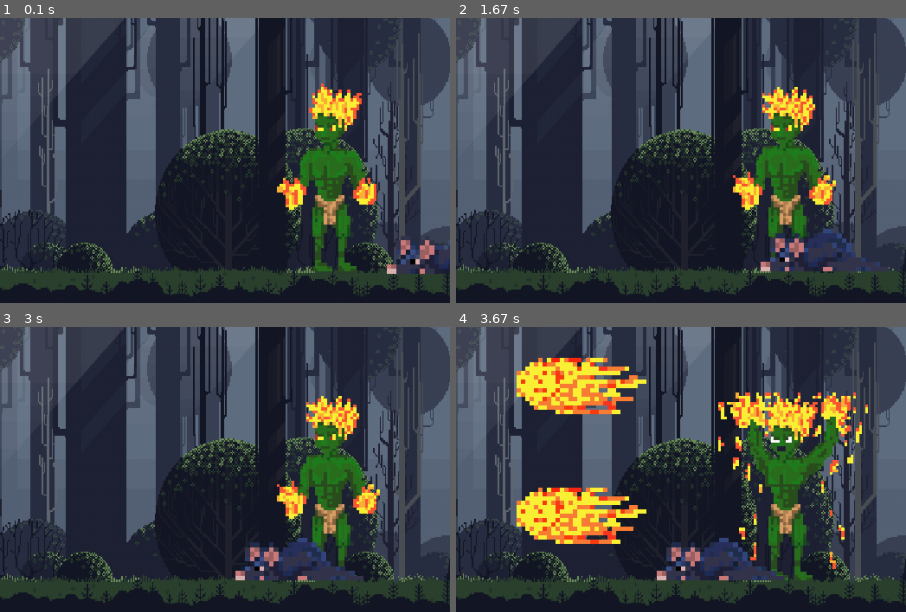
Above: before the commit, frames 1-4 (two rows, left to right).
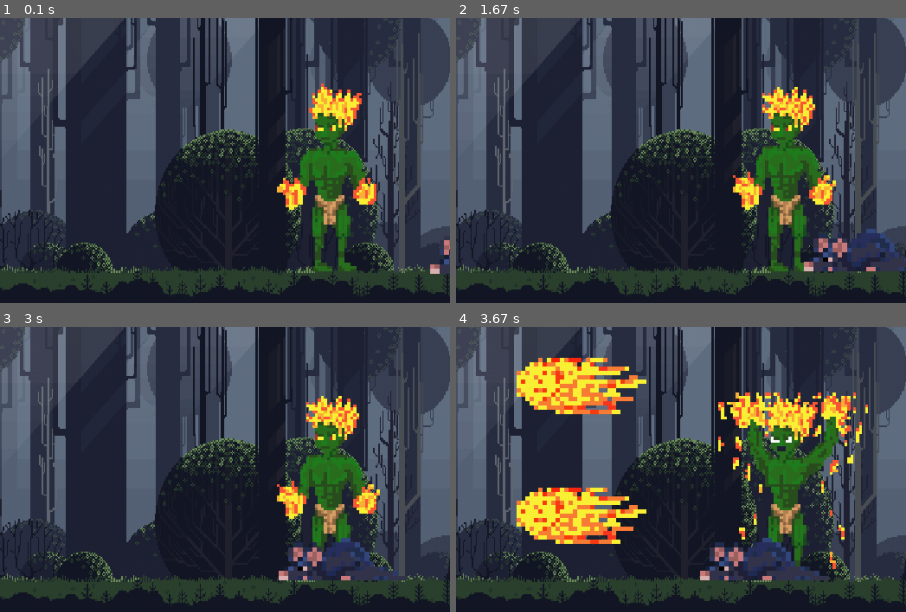
Above: after the commit, the same moments.

Repository: MaikeDsc/pygame
Game: pygame game, started from sussurus/principal.py
Same seed, same stepped clock (60 frames per second), same inputs: the game is played once before the commit and once after it.
Inputs:
- Up to frame 1 (0.1 s): no input
- Up to frame 2 (1.67 s): no input
- Up to frame 3 (3 s): no input
- Up to frame 4 (3.67 s): no input
The pictures show only the part of the screen within x 50-100%, y 50-100%; the shares and areas given below are measured in that part.

The runs differ from the first frame. In frame 1, 1.0% of the frame differs, in the area x 85-100%, y 76-90%; in frame 2, 2.2%; in frame 3, 2.9%, in the area x 52-91%, y 74-90%; in frame 4, 2.8%.

Commit message:
capivara adicionada

Diff:
--- a/sussurus/principal.py
+++ b/sussurus/principal.py
@@ -60,8 +60,9 @@
 bola1 = Projeteis('bola_de_fogo',1050, 400, 2.5, 10, tela )              #parametros : nome pasta de imagens, pos x, po y, escala, velocidade
 bola2 = Projeteis('bola_de_fogo',1050, 550, 2.5, 10, tela )
 
-rato1 = Projeteis('rato',1050, 598, 0.5, 1, tela  )
+rato1 = Projeteis('rato',1100, 598, 0.5, 1, tela  )
 
+capivara = Projeteis('capivara', 1100, 580, 3, 4, tela)
 
 loop = True
 while loop:
@@ -75,12 +76,16 @@
     bola2.atualizar_animacao()
 
     rato1.atualizar_animacao()
+    #capivara.atualizar_animacao()
 
 
     curupira.draw()                       #desenhar as imagem com o metodo draw
 
     rato1.draw()
     rato1.movimento()
+
+    #capivara.draw()
+    #capivara.movimento()
 
 
     for event in pygame.event.get():
Binary file added: sussurus/imagens/projeteis/capivara/0.png
Binary file added: sussurus/imagens/projeteis/capivara/1.png
Binary file added: sussurus/imagens/projeteis/capivara/2.png
